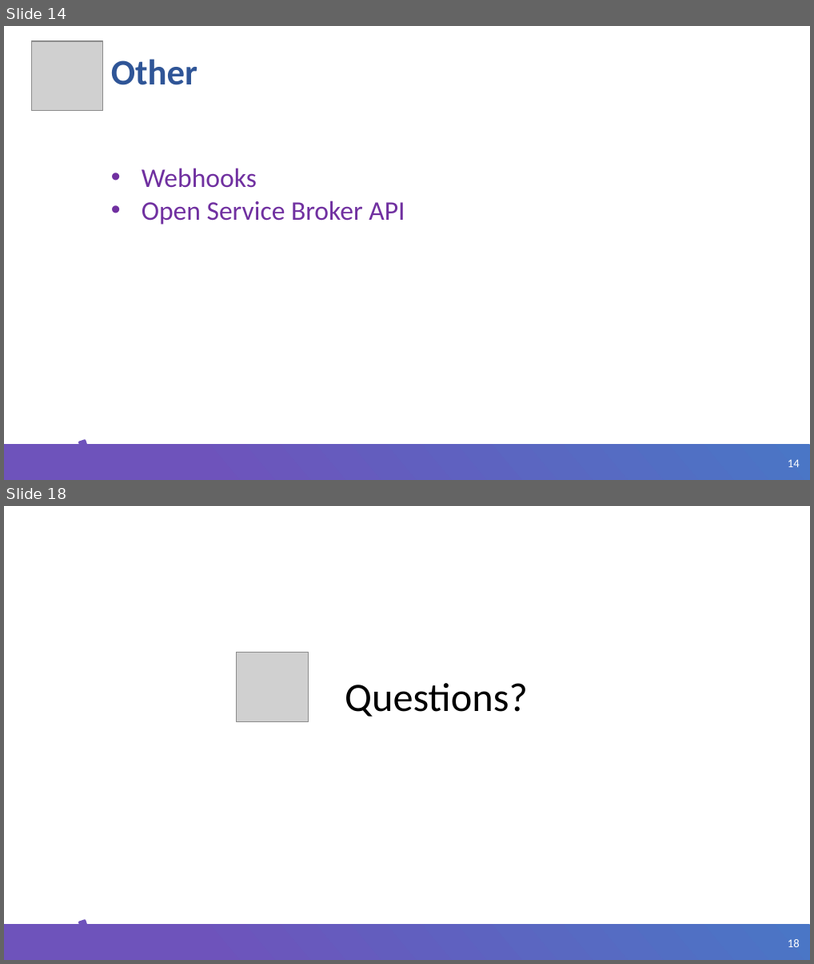
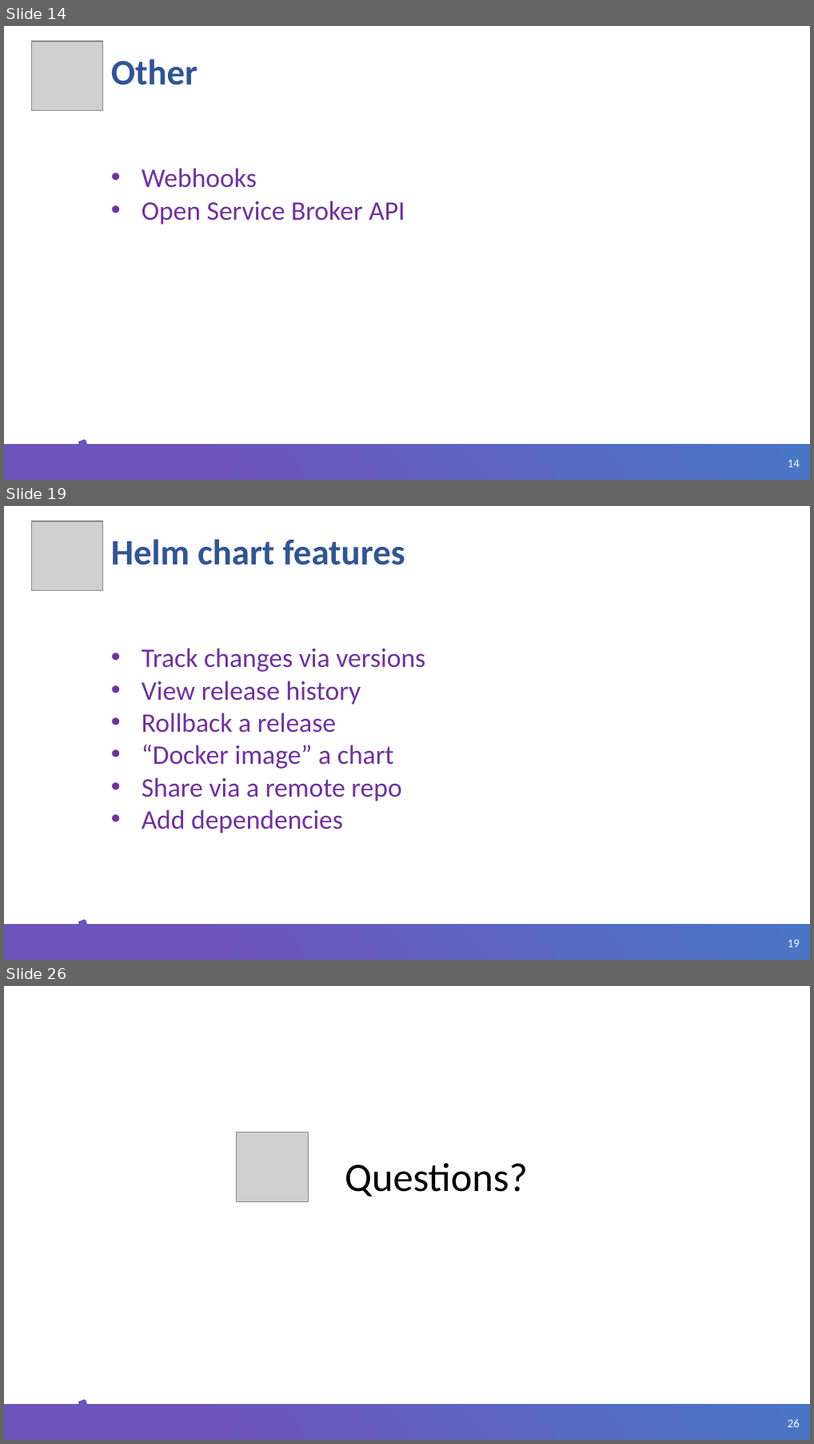
Before and after one commit to ybaryshnikova/extensions-meetup, a slide deck: Kubernetes CRD Helm.pptx. Shown one above the other, each under a label of ours: slides 14 and 18 before the commit, slides 14, 19 and 26 after it; the slides between them are not shown. The pictures are 814x964 and 814x1444 pixels, drawn with LibreOffice and Linux fonts; fonts in the diff are those of the drawing; grey boxes stand for pictures; background and template pictures are left out. Boxes give left, top, right and bottom in pixels: in the first picture for what was removed or moved away, otherwise in the second. Text is boxed around its words. In the diff, an @@ line names an element or a change of style, - is before the commit and + after.

Commit message:
restructure CRD helm examples

```diff
--- a/Kubernetes CRD Helm.pptx
+++ b/Kubernetes CRD Helm.pptx
@@ slide 19 added at (4, 506, 810, 960), background #FFFFFF; not listed: 3 template elements that a slide beside it also shows @@
@@ picture added at (31, 521, 103, 591) @@
@@ title added at (111, 539, 406, 565), 32 pt, text #2F5597, bold @@
+Helm chart features
@@ text added at (142, 648, 426, 833), 24 pt, text #7030A0 @@
+• Track changes via versions
+• View release history
+• Rollback a release
+• “Docker image” a chart
+• Share via a remote repo
+• Add dependencies
@@ what was slide 18 is now slide 26 @@
@@ page number at (788, 1419, 800, 1427): text changed @@
-18
+26
```
Also in this commit, not shown: 2 slides changed, 8 other slides added, 1 slide removed, 21 other files.
